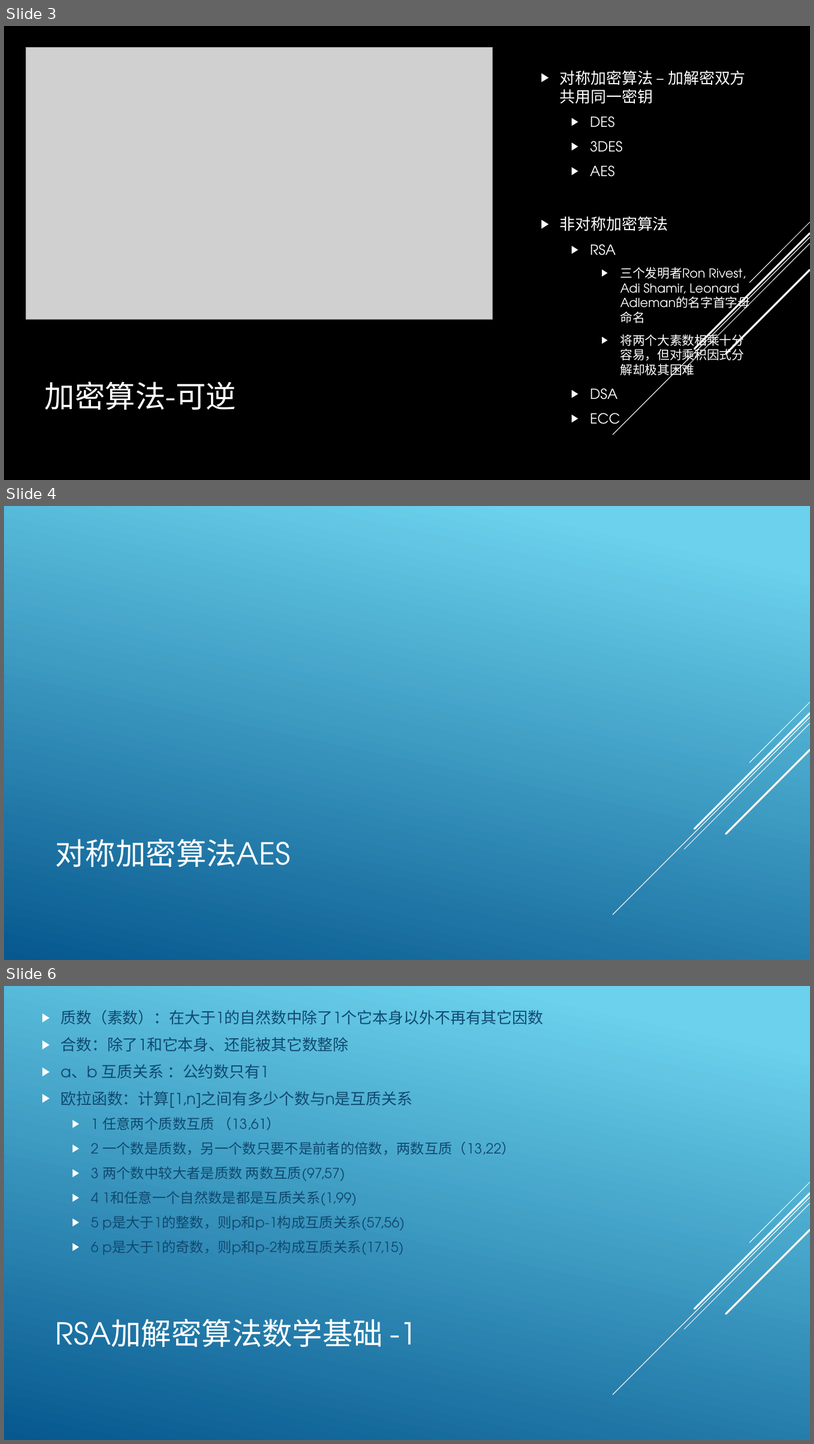
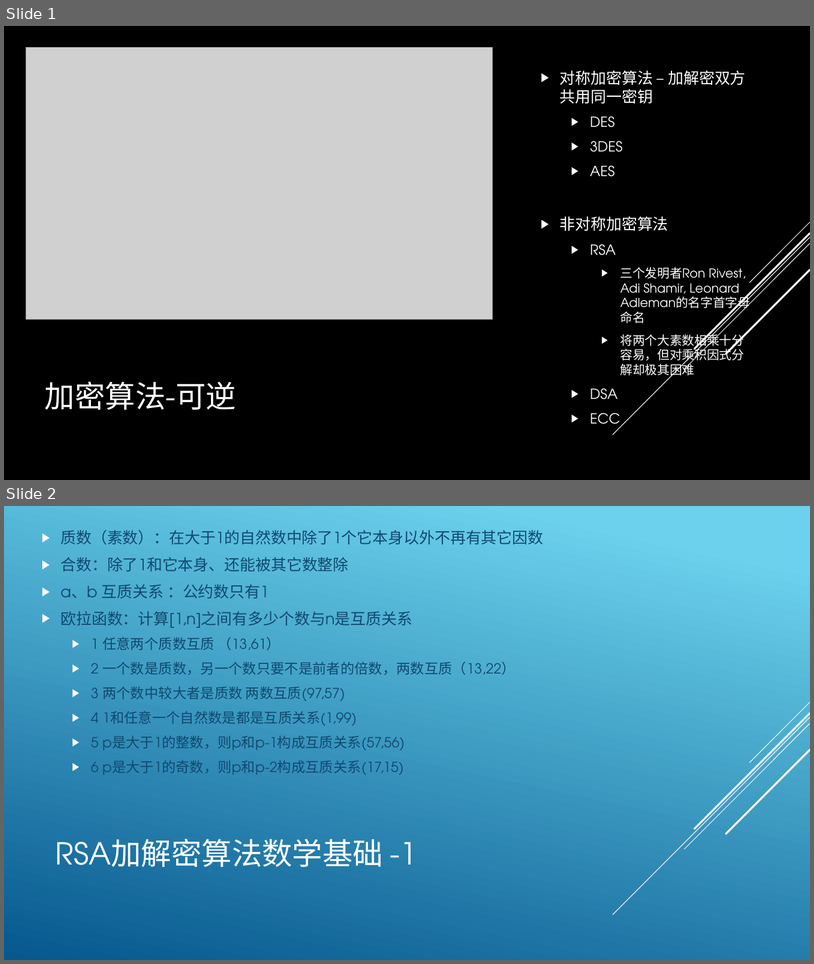
Before and after one commit to lmq1117/l56xx, a slide deck: document/limq.pptx. Shown one above the other, each under a label of ours: slides 3, 4 and 6 before the commit, slides 1 and 2 after it; the slides between them are not shown. The pictures are 814x1444 and 814x964 pixels, drawn with LibreOffice and Linux fonts; fonts in the diff are those of the drawing; grey boxes stand for pictures. Boxes give left, top, right and bottom in pixels: in the first picture for what was removed or moved away, otherwise in the second. Text is boxed around its words. In the diff, an @@ line names an element or a change of style, - is before the commit and + after.

```diff
--- a/document/limq.pptx
+++ b/document/limq.pptx
@@ slide 4 removed at (x1=4, y1=506, x2=810, y2=960), background gradient #6ED2EB to #06588E; not listed: 5 template elements that a slide beside it also shows @@
@@ title removed at (x1=56, y1=838, x2=291, y2=867) @@
-对称加密算法AES
@@ what was slide 3 is now slide 1 @@
@@ what was slide 6 is now slide 2 @@
```
Also in this commit, not shown: 3 slides changed, 6 slides added, 4 other slides removed.
